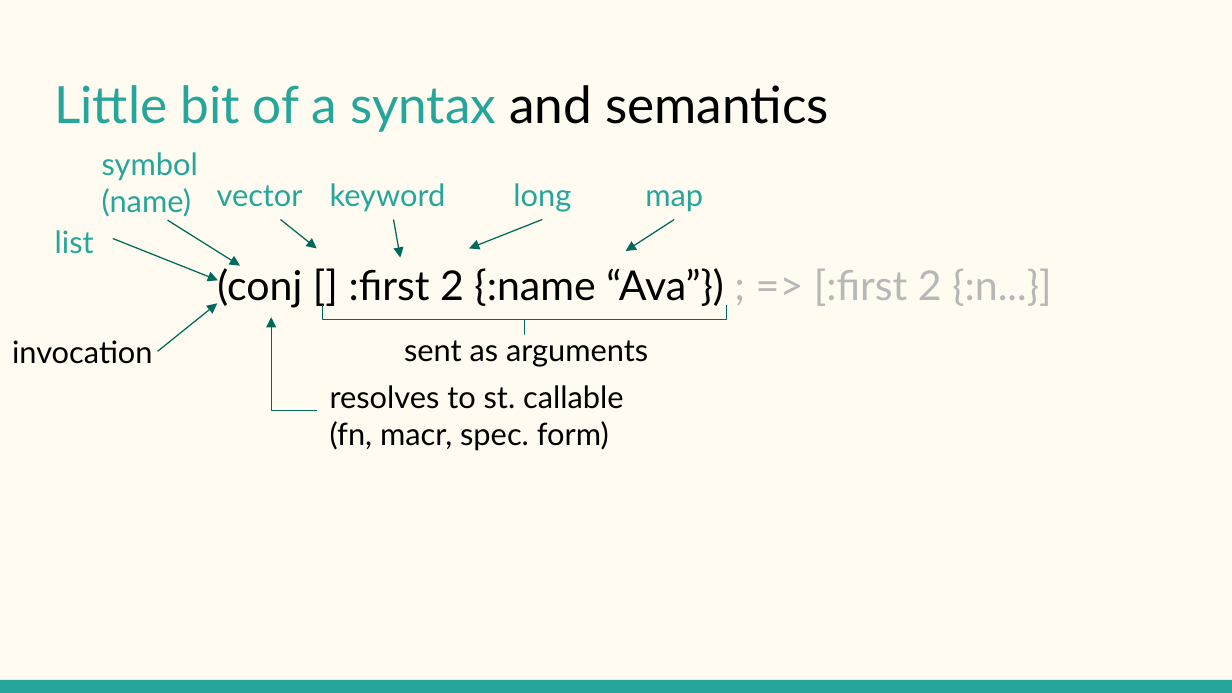
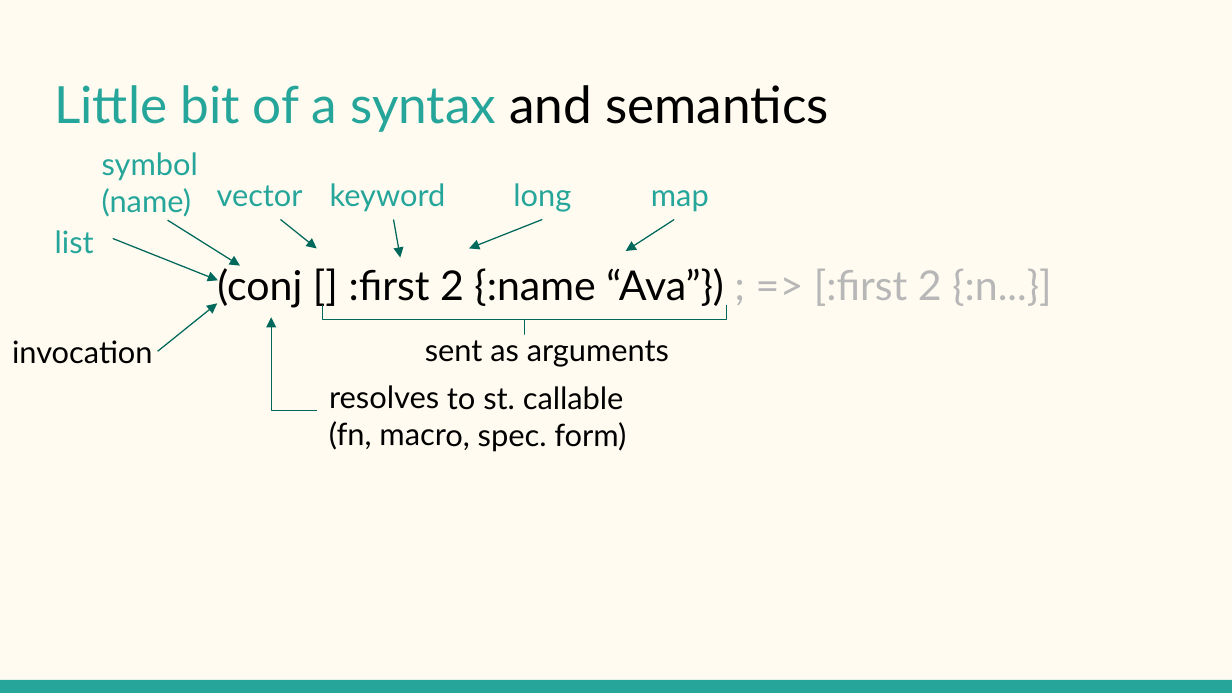
Before and after one commit to holyjak/interactive-dev-wshop, a slide deck: slide 2 of doc/Clojure syntax intro slides.odp. Drawn at 1232x693 pixels with LibreOffice and Linux fonts; fonts in the diff are those of the drawing. Boxes give left, top, right and bottom in pixels: in the first picture for what was removed or moved away, otherwise in the second. Text is boxed around its words. In the diff, an @@ line names an element or a change of style, - is before the commit and + after.

```diff
--- a/doc/Clojure syntax intro slides.odp
+++ b/doc/Clojure syntax intro slides.odp
@@ text "map" moved from (x1=645, y1=190, x2=703, y2=212) to (x1=651, y1=190, x2=709, y2=212) @@
@@ text "sent as arguments" rewrapped from (x1=404, y1=334, x2=648, y2=367) to (x1=425, y1=340, x2=669, y2=367) @@
@@ text at (x1=329, y1=421, x2=626, y2=452): text changed @@
-(fn, macr, spec. form)
+(fn, macro, spec. form)
```
Also in this commit, not shown: 2 other slides changed.
